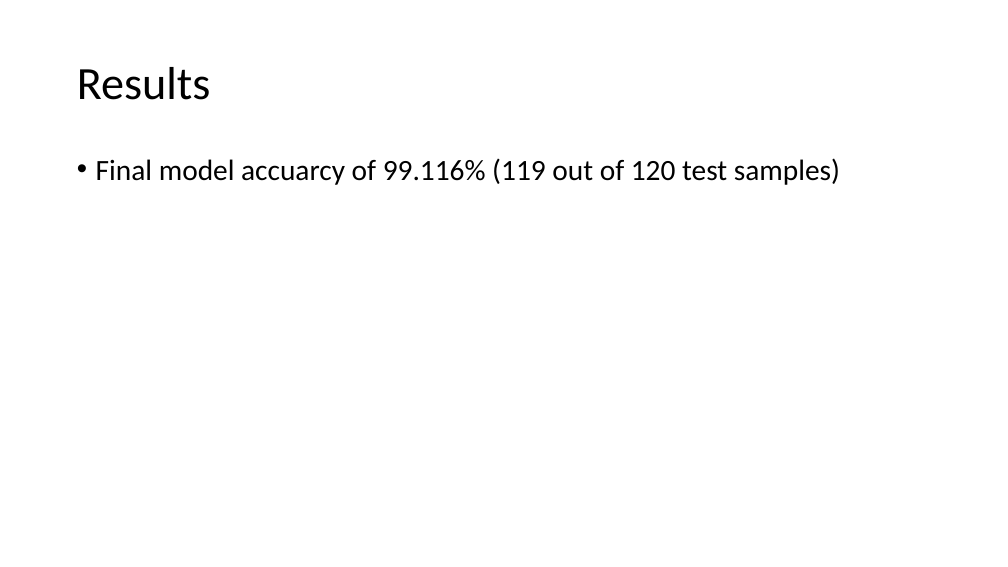
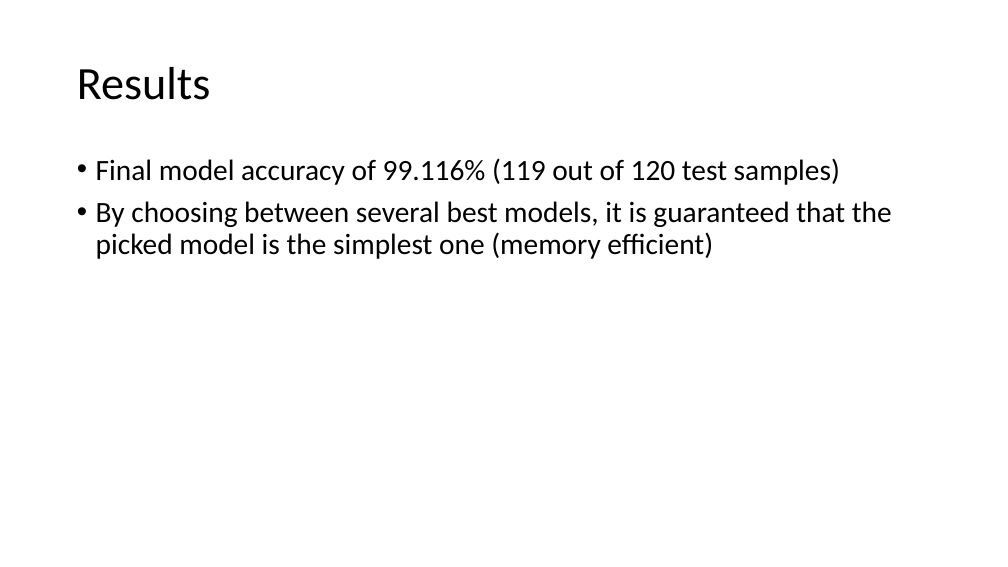
Before and after one commit to dmitrii-semenov/ML_project, a slide deck: slide 6 of Presentation.pptx. Drawn at 1008x567 pixels with LibreOffice and Linux fonts; fonts in the diff are those of the drawing. Boxes give left, top, right and bottom in pixels: in the first picture for what was removed or moved away, otherwise in the second. Text is boxed around its words. In the diff, an @@ line names an element or a change of style, - is before the commit and + after.

```diff
--- a/Presentation.pptx
+++ b/Presentation.pptx
@@ text at box(96, 158, 892, 259): text changed @@
-• Final model accuarcy of 99.116% (119 out of 120 test samples)
+• Final model accuracy of 99.116% (119 out of 120 test samples)
+• By choosing between several best models, it is guaranteed that the picked model is the simplest one (memory efficient)
```
Also in this commit, not shown: 3 other slides changed.
